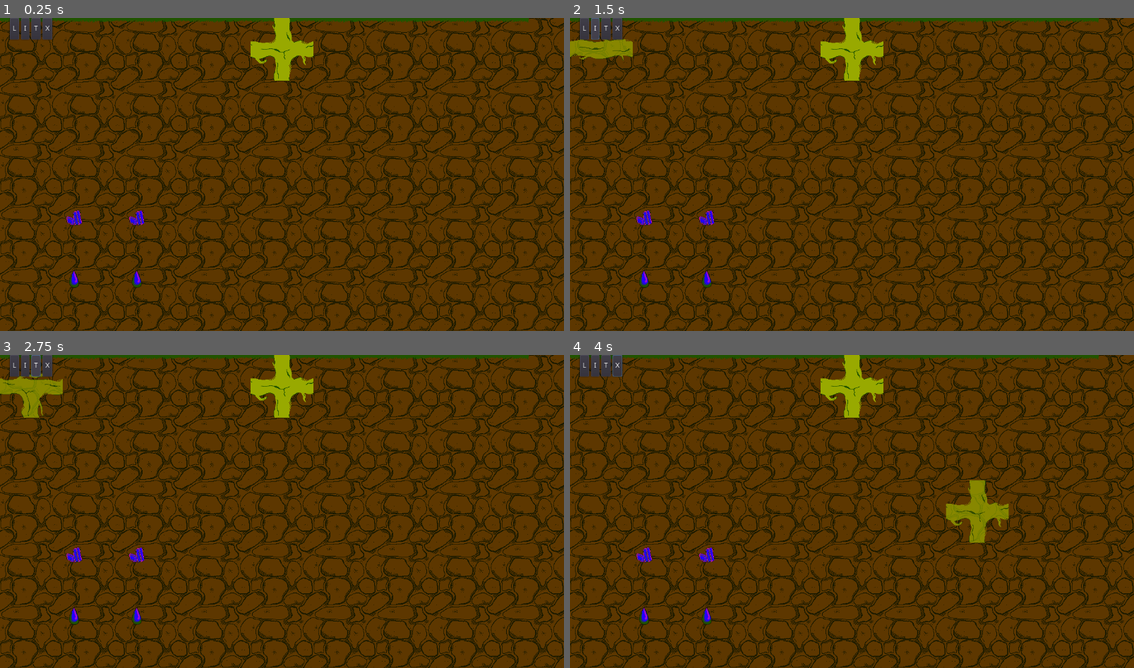
Above: before the commit, frames 1-4 (two rows, left to right).
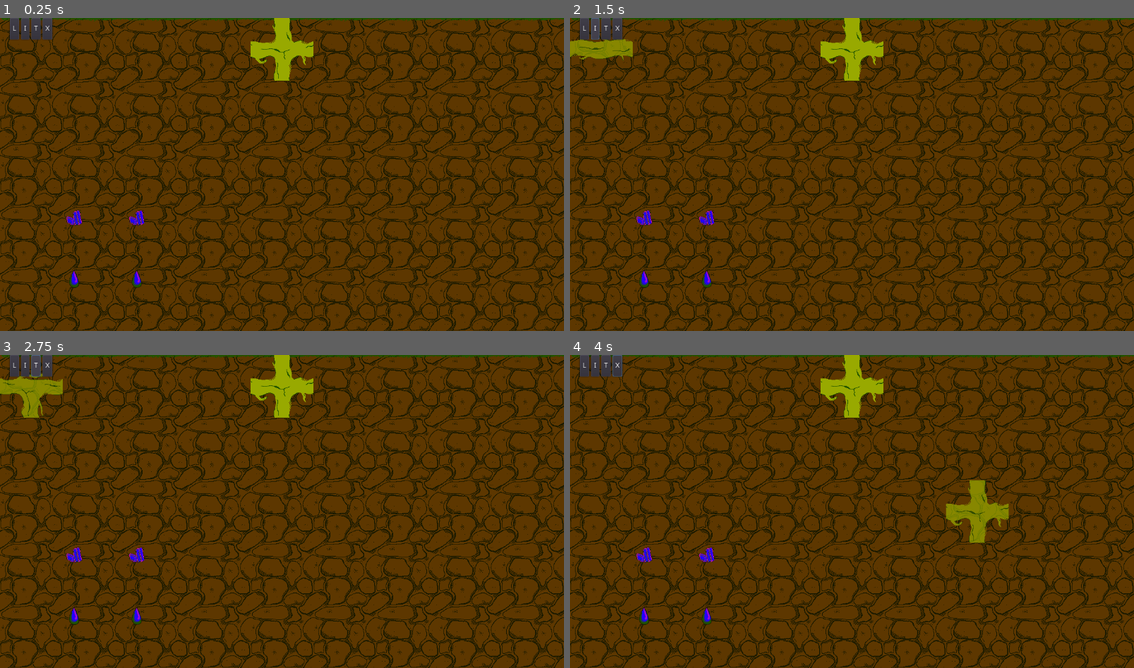
Above: after the commit, the same moments.

Repository: JuhoHeiskanen/fgj2023
Game: Godot game, scene res://RootBuilderScene.tscn
The game is run twice, just before and just after one commit, with the same random seed, the same clock (stepped at 60 frames per second) and the same inputs. This scene is started directly instead of the project's main scene.
Inputs (mouse positions are in pixels of both pictures, inside the frame that each line leads up to):
- Up to frame 1 (0.25 s): no input
- Up to frame 2 (1.5 s): click "L" at 0.5 s; click "I" at 1.25 s
- Up to frame 3 (2.75 s): click "T" at 2 s
- Up to frame 4 (4 s): click "X" at 2.75 s; move the mouse to (976, 495) at 3.52 s; press the mouse at (976, 495) at 3.53 s; hold D (strafe_right) from 3.53 s (still down)

The runs differ from the first frame. In frame 1, 0.5% of the frame differs, in the area x 0-100%, y 0-2%; in frame 2, 0.5%; in frame 3, 0.5%; in frame 4, 0.5%.

Commit message:
Big shroom yes.

Diff:
--- a/MouseInputController.gd
+++ b/MouseInputController.gd
@@ -67,7 +67,7 @@
 	if event.pressed && event.button_index == BUTTON_WHEEL_DOWN:
 		container.position.y -= 16;
 	if event.pressed && event.button_index == BUTTON_WHEEL_UP:
-		container.position.y = min(container.position.y + 16, 256);
+		container.position.y = min(container.position.y + 16, 384);
 
 func handle_left_click(event: InputEventMouseButton):
 	if event.pressed && event.button_index == BUTTON_LEFT:
--- /dev/null
+++ b/Resources/shrooms/Shroom4Frames.tres
@@ -0,0 +1,23 @@
+[gd_resource type="SpriteFrames" load_steps=5 format=2]
+
+[ext_resource path="res://Resources/shrooms/shroom4_f1.png" type="Texture" id=1]
+[ext_resource path="res://Resources/shrooms/shroom4_f2.png" type="Texture" id=2]
+
+[sub_resource type="AtlasTexture" id=1]
+flags = 4
+atlas = ExtResource( 1 )
+region = Rect2( 0, 0, 384, 384 )
+
+[sub_resource type="AtlasTexture" id=2]
+flags = 4
+atlas = ExtResource( 2 )
+region = Rect2( 0, 0, 384, 384 )
+
+[resource]
+resource_name = "Shroom4"
+animations = [ {
+"frames": [ SubResource( 1 ), SubResource( 2 ) ],
+"loop": true,
+"name": "default",
+"speed": 3.0
+} ]
--- a/RootBuilderScene.tscn
+++ b/RootBuilderScene.tscn
@@ -9,6 +9,7 @@
 [ext_resource path="res://Scripts/TilePreview.gd" type="Script" id=7]
 [ext_resource path="res://Resources/3way_tile.png" type="Texture" id=8]
 [ext_resource path="res://Resources/gras_dec.png" type="Texture" id=9]
+[ext_resource path="res://Resources/shrooms/Shroom4Frames.tres" type="SpriteFrames" id=10]
 
 [sub_resource type="AtlasTexture" id=1]
 flags = 4
@@ -33,6 +34,12 @@
 
 [node name="LevelContainer" type="Node2D" parent="."]
 
+[node name="Shroom" type="AnimatedSprite" parent="LevelContainer"]
+position = Vector2( 581, -195 )
+frames = ExtResource( 10 )
+frame = 1
+playing = true
+
 [node name="BackgroundSprite" type="Sprite" parent="LevelContainer"]
 position = Vector2( 576, 1000 )
 texture = ExtResource( 4 )
@@ -40,10 +47,11 @@
 region_rect = Rect2( 0, 0, 1152, 2000 )
 
 [node name="Grass" type="Sprite" parent="LevelContainer"]
+position = Vector2( 39, -3 )
 texture = ExtResource( 9 )
 offset = Vector2( 540, -40 )
 region_enabled = true
-region_rect = Rect2( 0, 0, 1080, 128 )
+region_rect = Rect2( 0, 0, 1152, 128 )
 
 [node name="TileMap" type="TileMap" parent="LevelContainer"]
 tile_set = ExtResource( 1 )
Not shown, added: Resources/shrooms/shroom1_f1.png.import
Not shown, added: Resources/shrooms/shroom1_f2.png.import
Not shown, added: Resources/shrooms/shroom2_f1.png.import
Not shown, added: Resources/shrooms/shroom2_f2.png.import
Not shown, added: Resources/shrooms/shroom3_f1.png.import
Not shown, added: Resources/shrooms/shroom3_f2.png.import
Not shown, added: Resources/shrooms/shroom4_f1.png.import
Not shown, added: Resources/shrooms/shroom4_f2.png.import
Not shown: 1 places in RootBuilderScene.tscn that only renumber resources
